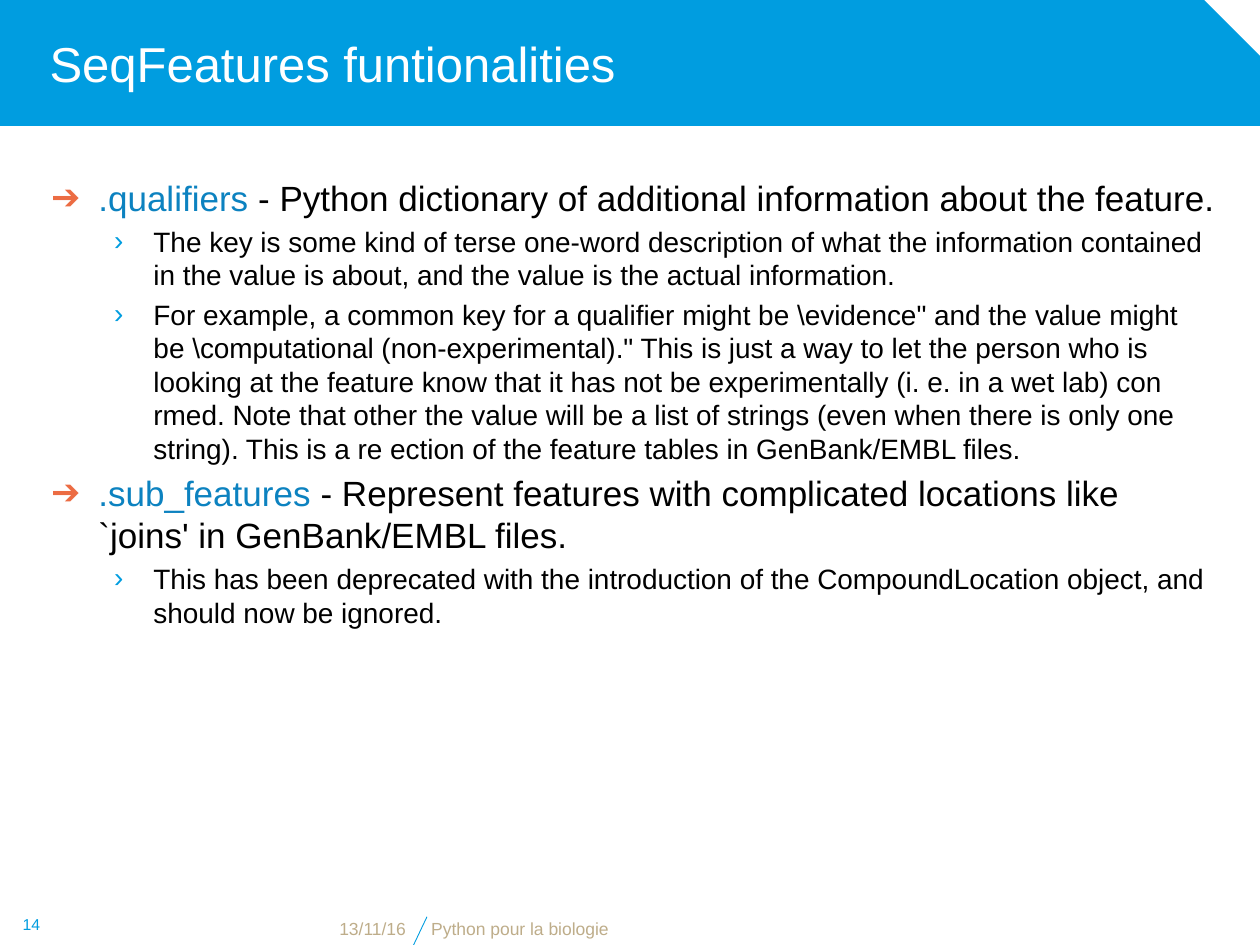
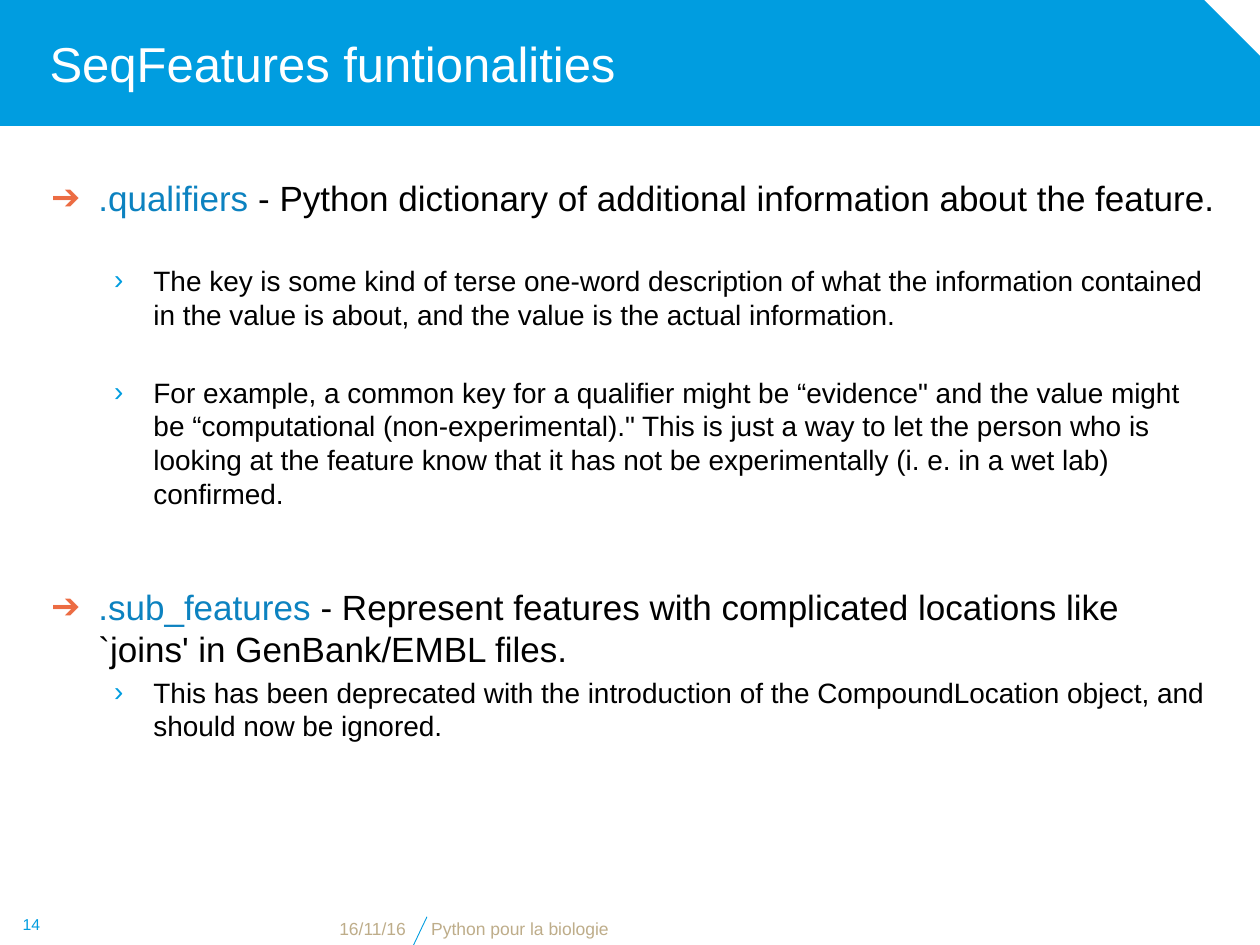
Before and after one commit to bdartigues/python_cnrs_formation, a slide deck: slide 14 of slides/python_biopython_SeqAnnotation_Object.pptx. Drawn at 1260x945 pixels with LibreOffice and Linux fonts; fonts in the diff are those of the drawing; background and template pictures are left out. Boxes give left, top, right and bottom in pixels: in the first picture for what was removed or moved away, otherwise in the second. Text is boxed around its words. In the diff, an @@ line names an element or a change of style, - is before the commit and + after.

```diff
--- a/slides/python_biopython_SeqAnnotation_Object.pptx
+++ b/slides/python_biopython_SeqAnnotation_Object.pptx
@@ text at (x1=153, y1=382, x2=1179, y2=505): text changed @@
-  › For example, a common key for a qualifier might be \evidence" and the value might be \computational (non-experimental)." This is just a way to let the person who is looking at the feature know that it has not be experimentally (i. e. in a wet lab) con rmed. Note that other the value will be a list of strings (even when there is only one string). This is a re ection of the feature tables in GenBank/EMBL files.
+  › For example, a common key for a qualifier might be “evidence" and the value might be “computational (non-experimental)." This is just a way to let the person who is looking at the feature know that it has not be experimentally (i. e. in a wet lab) confirmed.
@@ text at (x1=339, y1=922, x2=406, y2=935): text changed @@
-13/11/16
+16/11/16
```
Also in this commit, not shown: 30 other slides changed, 2 slides removed, 8 other files.
